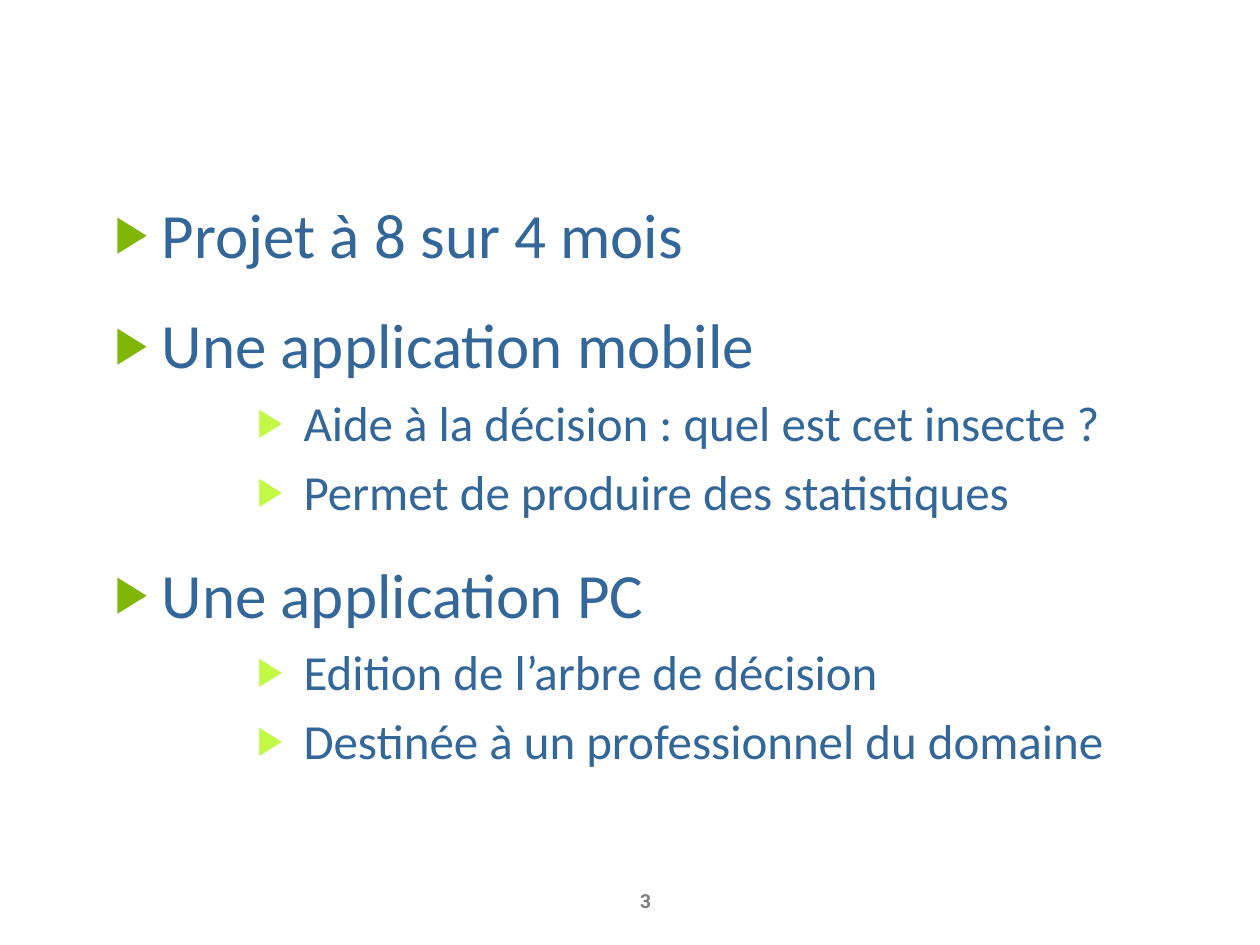
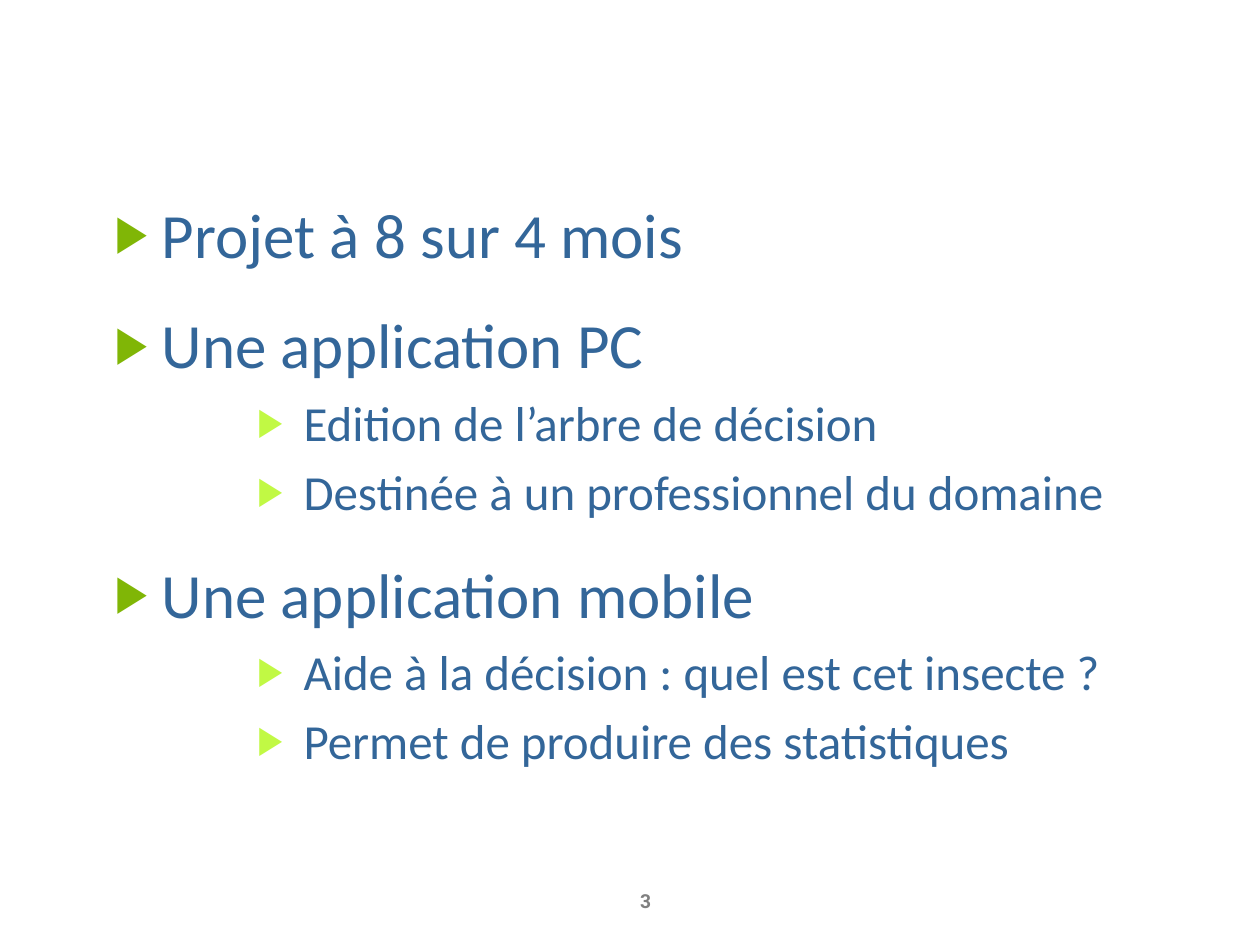
Before and after one commit to AnceretMatthieu/bebete, a slide deck: slide 3 of Soutenance/soutenance-projet-co.pptx. Drawn at 1260x945 pixels with LibreOffice and Linux fonts; fonts in the diff are those of the drawing; background and template pictures are left out. Boxes give left, top, right and bottom in pixels: in the first picture for what was removed or moved away, otherwise in the second. Text is boxed around its words. In the diff, an @@ line names an element or a change of style, - is before the commit and + after.

```diff
--- a/Soutenance/soutenance-projet-co.pptx
+++ b/Soutenance/soutenance-projet-co.pptx
@@ text at [162,324,1103,518]: paragraphs added @@
+▶ Une application PC
+      ▶ Edition de l’arbre de décision
+      ▶ Destinée à un professionnel du domaine
@@ text at [162,574,1103,767]: paragraphs removed @@
-▶ Une application PC
-      ▶ Edition de l’arbre de décision
-      ▶ Destinée à un professionnel du domaine
```
Also in this commit, not shown: 11 other slides changed, 22 other files.
